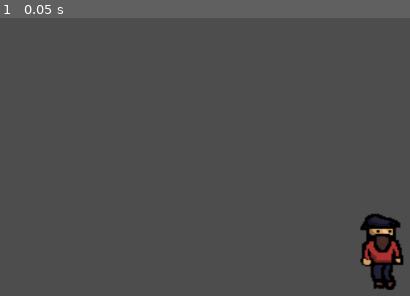
Above: before the commit, frame 1.
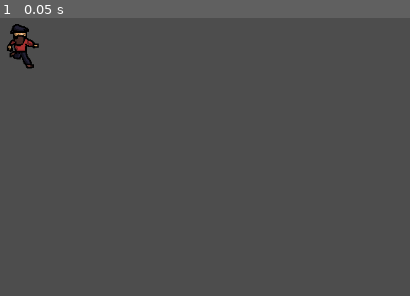
Above: after the commit, the same moment.

Repository: BillIsAwesome1234/ZomieZ
Game: Godot game, scene res://game.tscn
Two runs of this game, one before a commit and one after it. Both use one fixed random seed, a clock stepped at 60 frames per second and the inputs below. The project has no main scene, so this scene is started directly.
Inputs:
- Up to frame 1 (0.05 s): no input

The runs differ from the first frame. In frame 1, 2.7% of the frame differs, in the area x 1-99%, y 2-98%.

Commit message:
player run
game

Diff:
--- a/player.tscn
+++ b/player.tscn
@@ -1,14 +1,40 @@
 [gd_scene format=3 uid="uid://ct6luj7r8ioi7"]
 
-[ext_resource type="Texture2D" uid="uid://cesoeolqll8jd" path="res://assets/idle player.png" id="1_4flbx"]
+[ext_resource type="Texture2D" uid="uid://di2fegvse6ij3" path="res://assets/player run Sprite-Sheet.png" id="1_4flbx"]
+
+[sub_resource type="AtlasTexture" id="AtlasTexture_onrkg"]
+atlas = ExtResource("1_4flbx")
+region = Rect2(0, 0, 177, 177)
+
+[sub_resource type="AtlasTexture" id="AtlasTexture_i3pqv"]
+atlas = ExtResource("1_4flbx")
+region = Rect2(177, 0, 177, 177)
+
+[sub_resource type="AtlasTexture" id="AtlasTexture_hqtel"]
+atlas = ExtResource("1_4flbx")
+region = Rect2(354, 0, 177, 177)
+
+[sub_resource type="SpriteFrames" id="SpriteFrames_sweqy"]
+animations = [{
+"frames": [{
+"duration": 1.0,
+"texture": SubResource("AtlasTexture_onrkg")
+}, {
+"duration": 1.0,
+"texture": SubResource("AtlasTexture_i3pqv")
+}, {
+"duration": 1.0,
+"texture": SubResource("AtlasTexture_hqtel")
+}],
+"loop": true,
+"name": &"default",
+"speed": 5.0
+}]
 
 [node name="player" type="AnimatedSprite2D" unique_id=383426920]
+sprite_frames = SubResource("SpriteFrames_sweqy")
+frame_progress = 0.58941054
 
 [node name="AnimatableBody2D" type="AnimatableBody2D" parent="." unique_id=1999474978]
 
 [node name="AnimationPlayer" type="AnimationPlayer" parent="." unique_id=539356463]
-
-[node name="IdlePlayer" type="Sprite2D" parent="." unique_id=774320951]
-position = Vector2(521.75, 309.75)
-scale = Vector2(2.1271186, 1.799435)
-texture = ExtResource("1_4flbx")
--- a/project.godot
+++ b/project.godot
@@ -20,4 +20,5 @@
 
 [rendering]
 
+textures/canvas_textures/default_texture_filter=0
 rendering_device/driver.windows="d3d12"
Binary file added: assets/player run Sprite-Sheet.png
Not shown, added: assets/player run Sprite-Sheet.png.import
